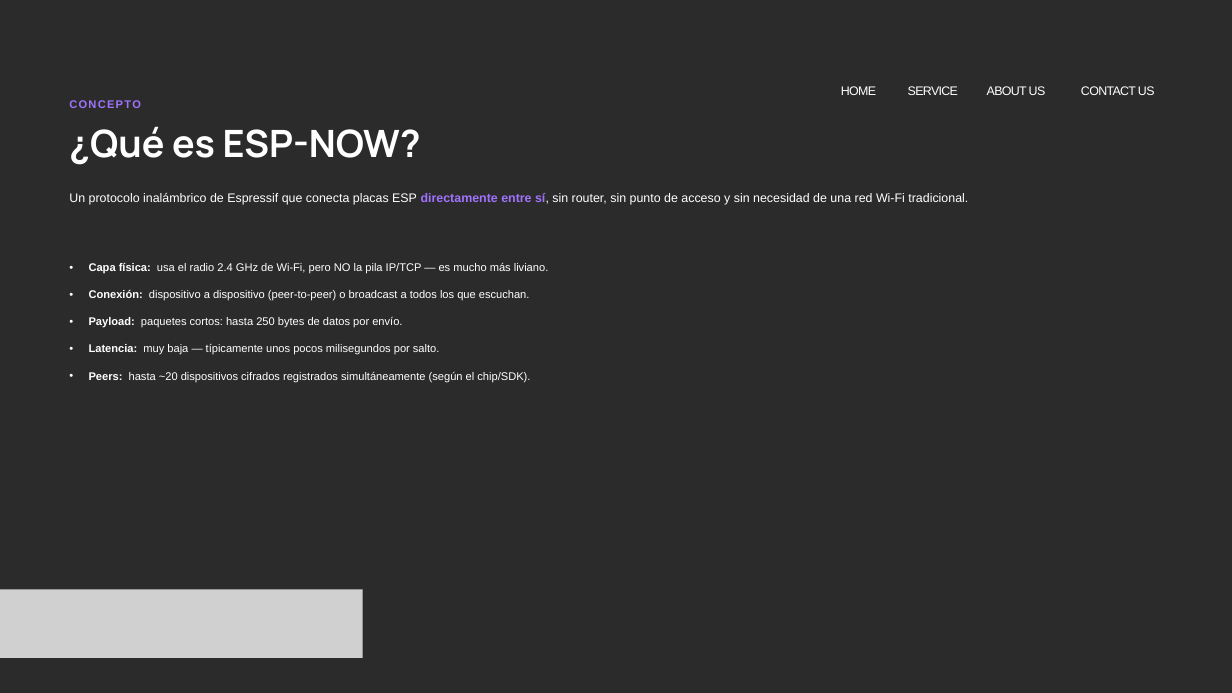
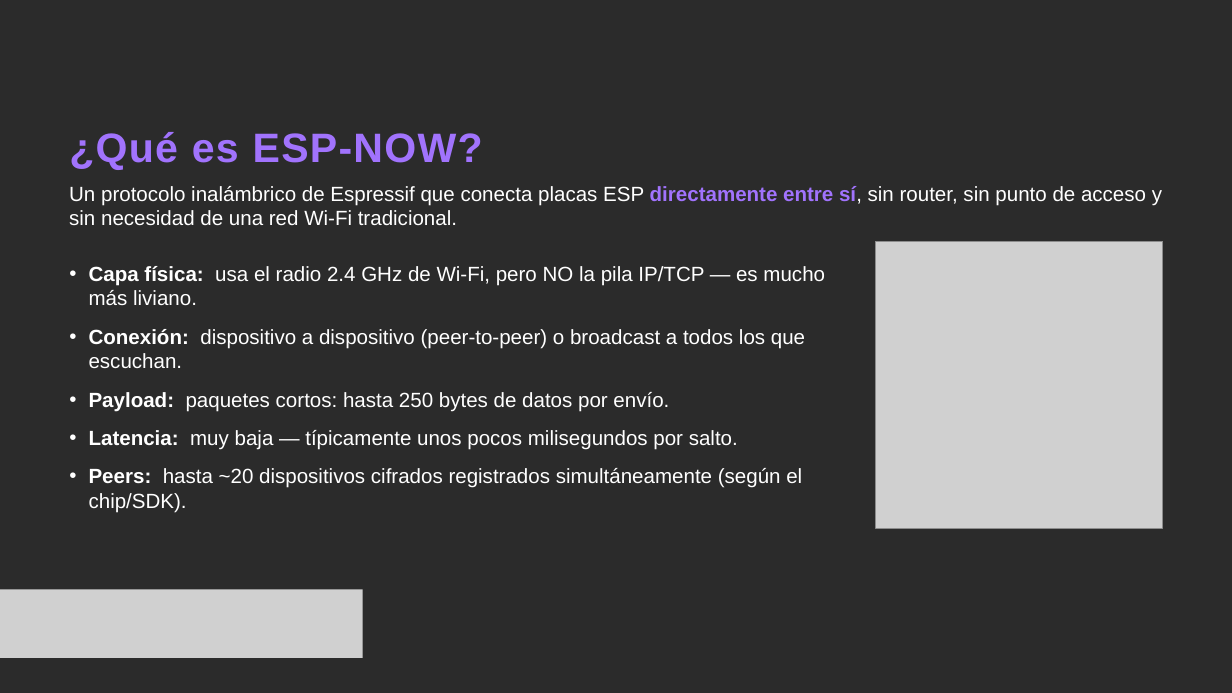
Before and after one commit to PabloJLM/ESPNOW-en-accion, a slide deck: slide 6 of Presentacion ESP NOW.pptx (slide 5 before the commit). Drawn at 1232x693 pixels with LibreOffice and Linux fonts; fonts in the diff are those of the drawing; grey boxes stand for pictures; background and template pictures are left out; a plain dark background stands for a picture behind light text. Boxes give left, top, right and bottom in pixels: in the first picture for what was removed or moved away, otherwise in the second. Text is boxed around its words. In the diff, an @@ line names an element or a change of style, - is before the commit and + after.

```diff
--- a/Presentacion ESP NOW.pptx
+++ b/Presentacion ESP NOW.pptx
@@ text removed at (841,86,876,95) @@
-  HOME
@@ text removed at (908,86,958,95) @@
-  SERVICE
@@ text removed at (987,86,1046,95) @@
-  ABOUT US
@@ text removed at (1081,86,1155,95) @@
-  CONTACT US
@@ text removed at (69,98,675,115) @@
-CONCEPTO
@@ text "¿Qué es ESP-NOW?" at (69,132,483,170): size 44 to 48 pt, font Manrope to Arial, text colour #FFFFFF to #A173FD, letter spacing 0 to 1.5 pt @@
@@ text "Un protocolo inalámbrico de Espressif ...": place and size @@
-text "Un protocolo inalámbrico de Espressif ..." at (69,193,968,205)
+text "Un protocolo inalámbrico de Espressif ..." at (69,186,1162,225)
@@ text "Un protocolo inalámbrico de Espressif ..." at (69,186,1162,225): size 14.5 to 24 pt @@
@@ text "Capa física: usa el radio ..." at (89,266,825,513): size 13 to 24 pt @@
@@ picture added at (876,241,1163,528) @@
```
Also in this commit, not shown: 12 other slides changed, 5 slides added, 4 slides removed, 1 other file.
